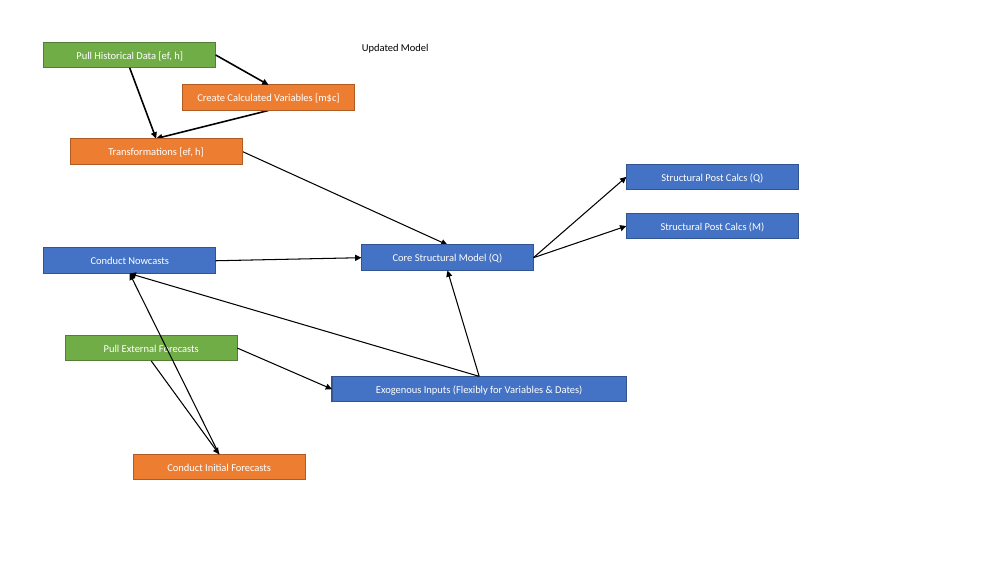
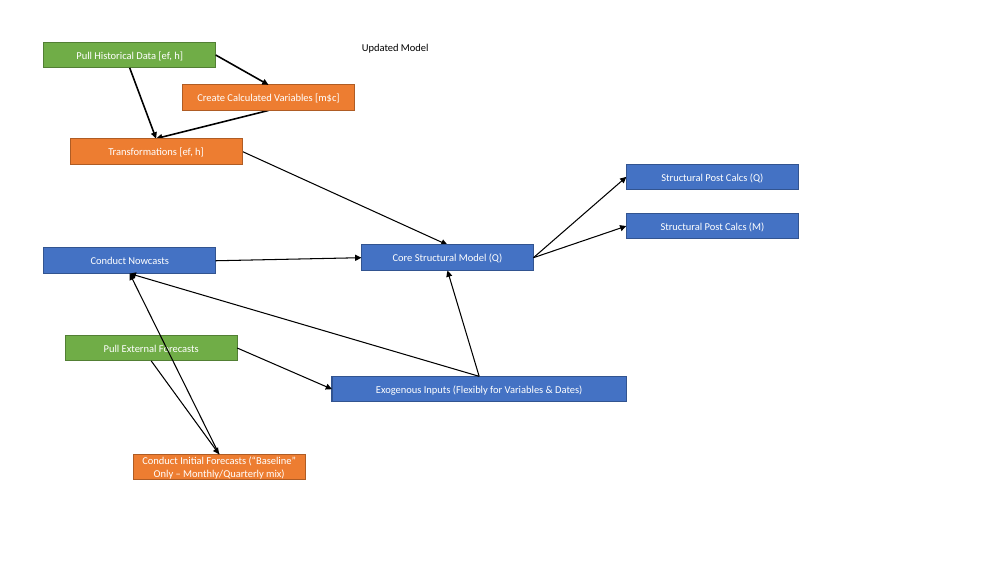
Before and after one commit to bongohead/econforecasting-r, a slide deck: slide 1 of documentation-templates/model-flow.pptx. Drawn at 1008x567 pixels with LibreOffice and Linux fonts; fonts in the diff are those of the drawing. Boxes give left, top, right and bottom in pixels: in the first picture for what was removed or moved away, otherwise in the second. Text is boxed around its words. In the diff, an @@ line names an element or a change of style, - is before the commit and + after.

```diff
--- a/documentation-templates/model-flow.pptx
+++ b/documentation-templates/model-flow.pptx
@@ text in rectangle at <box>142,456,296,481</box>: text changed @@
-Conduct Initial Forecasts
+Conduct Initial Forecasts (“Baseline” Only – Monthly/Quarterly mix)
```
Also in this commit, not shown: 1 other file.
